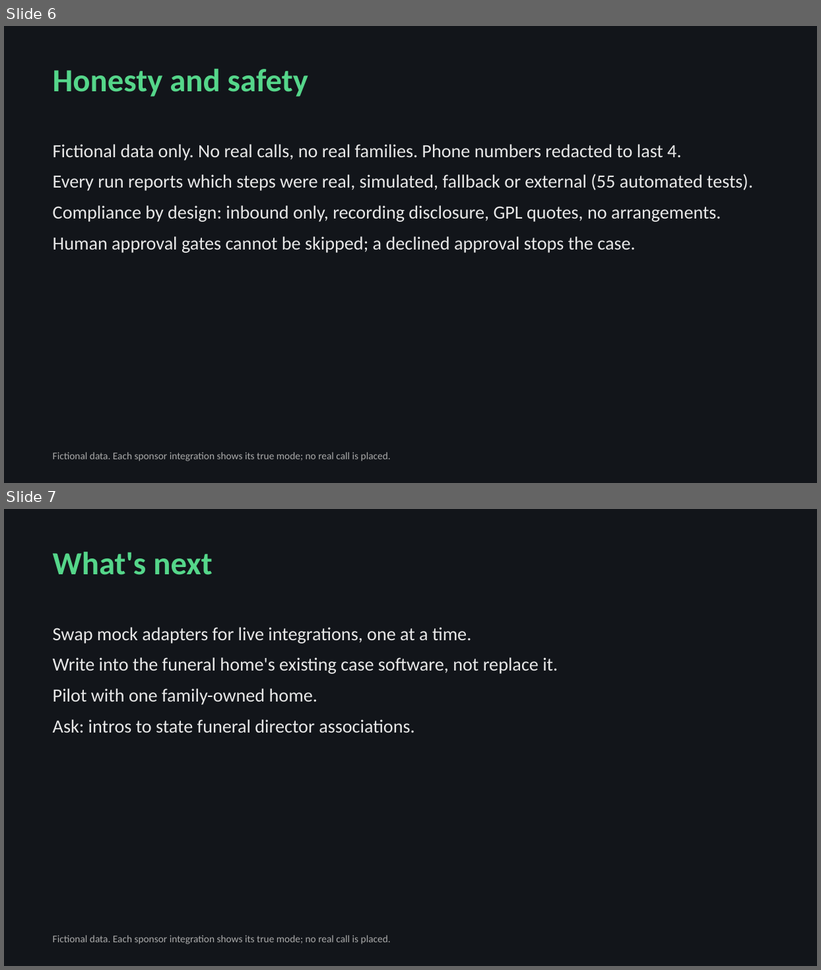
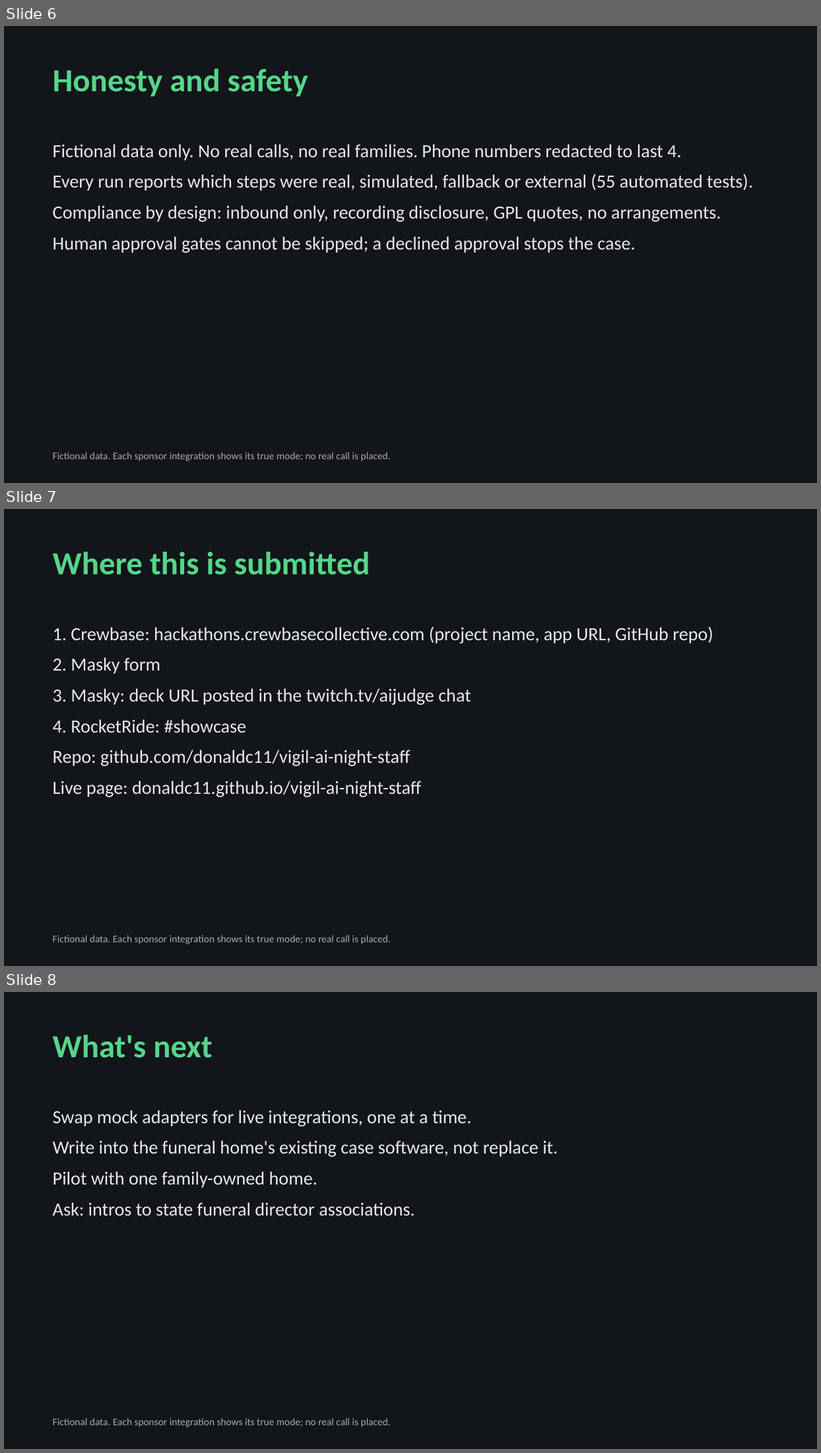
Before and after one commit to donaldc11/vigil-ai-night-staff, a slide deck: Vigil_deck.pptx. Shown one above the other, each under a label of ours: slides 6 and 7 before the commit, slides 6, 7 and 8 after it. The pictures are 821x970 and 821x1453 pixels, drawn with LibreOffice and Linux fonts; fonts in the diff are those of the drawing. Boxes give left, top, right and bottom in pixels: in the first picture for what was removed or moved away, otherwise in the second. Text is boxed around its words. In the diff, an @@ line names an element or a change of style, - is before the commit and + after.

Commit message:
Vigil: clarify PromptQL replay results and update deck

```diff
--- a/Vigil_deck.pptx
+++ b/Vigil_deck.pptx
@@ slide 7 added at (4,509,817,966), background #12151A @@
@@ text added at (53,551,370,575), 38 pt, text #55D68A, bold @@
+Where this is submitted
@@ text added at (53,626,714,797), 22 pt, text #E8E8E8 @@
+1. Crewbase: hackathons.crewbasecollective.com (project name, app URL, GitHub repo)
+2. Masky form
+3. Masky: deck URL posted in the twitch.tv/aijudge chat
+4. RocketRide: #showcase
+Repo: github.com/donaldc11/vigil-ai-night-staff
+Live page: donaldc11.github.io/vigil-ai-night-staff
@@ text added at (53,935,391,945), 12 pt, text #AAAAAA @@
+Fictional data. Each sponsor integration shows its true mode; no real call is placed.
@@ what was slide 7 is now slide 8 @@
```
Also in this commit, not shown: 1 slide changed, 7 other files.
